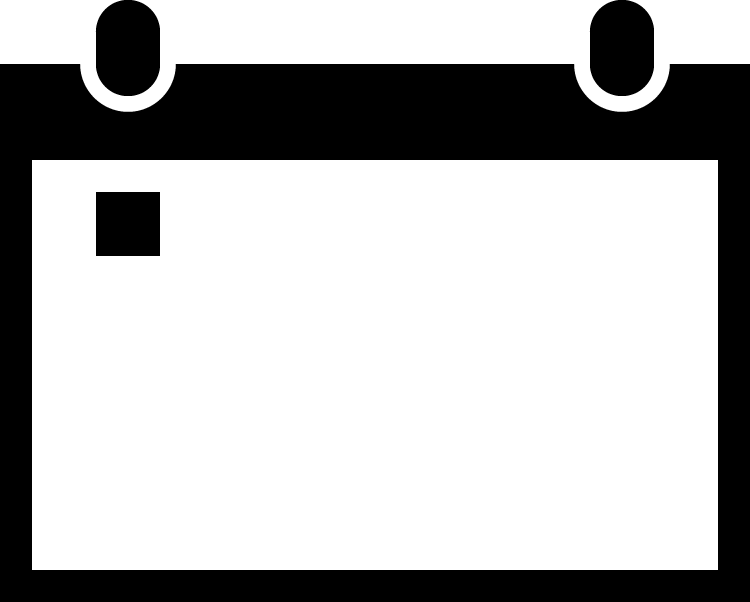
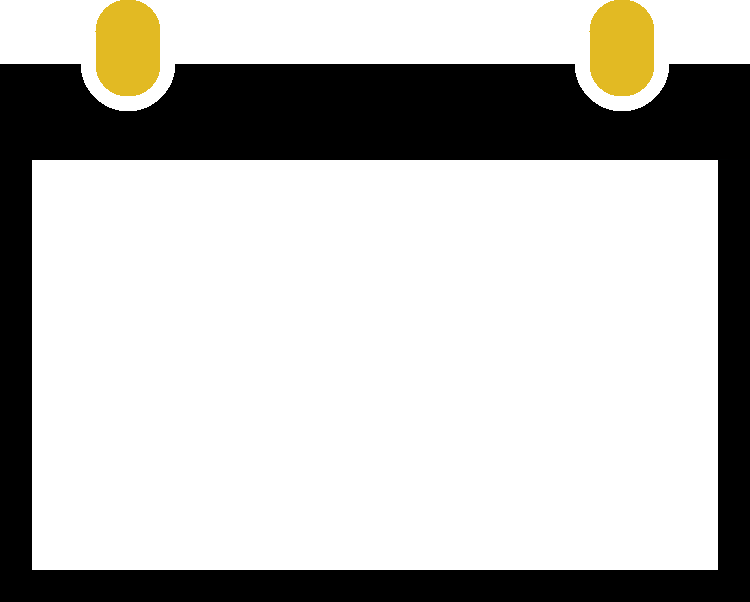
Layer changes from the first 750px x 602px image to the second:
renamed "Layer 6" to "calendar", moved it into group "dateblocks", painted on it over [80, 0, 670, 256]
renamed "1,1" to "dateBlock", hid it over [96, 192, 160, 256]
